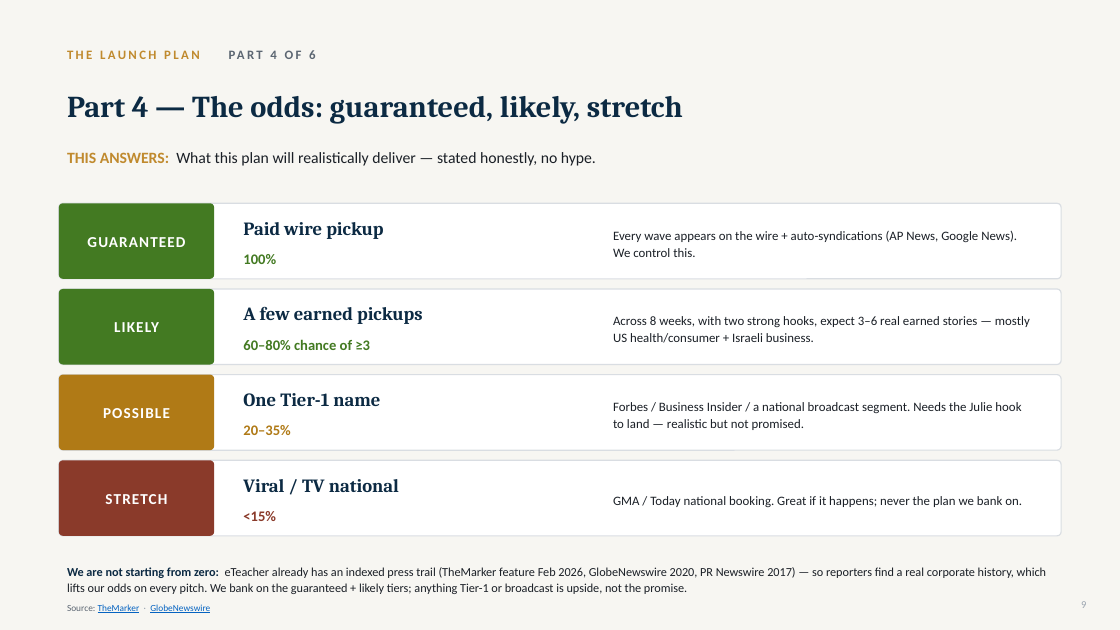
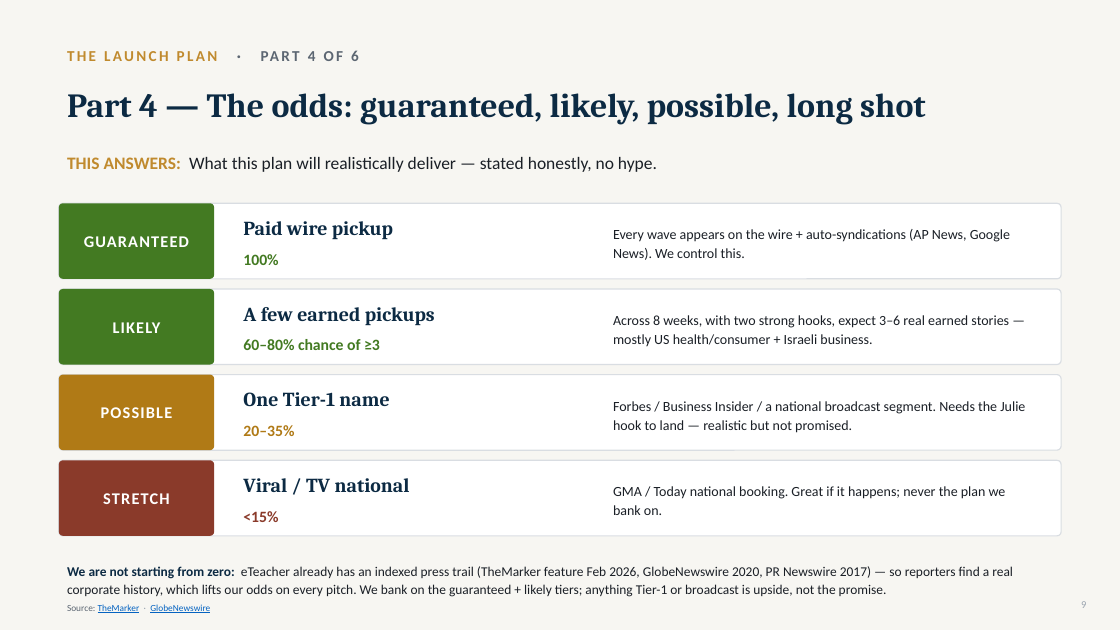
Before and after one commit to gitteromri-ux/eteacher-longevity-pr-campaign, a slide deck: slide 9 of eTeacher_Longevity_PR_Campaign.pptx. Drawn at 1120x630 pixels with LibreOffice and Linux fonts; fonts in the diff are those of the drawing. Boxes give left, top, right and bottom in pixels: in the first picture for what was removed or moved away, otherwise in the second. Text is boxed around its words. In the diff, an @@ line names an element or a change of style, - is before the commit and + after.

Commit message:
Plan slides: plain-English headlines, larger fonts, QA fixes (possible tier, consistent breadcrumbs, step cues)

```diff
--- a/eTeacher_Longevity_PR_Campaign.pptx
+++ b/eTeacher_Longevity_PR_Campaign.pptx
@@ text at (x1=67, y1=50, x2=359, y2=61): text changed; size 11 to 13 pt @@
-THE LAUNCH PLAN PART 4 OF 6
+THE LAUNCH PLAN · PART 4 OF 6
@@ text at (x1=67, y1=93, x2=926, y2=125): text changed; size 26 to 29 pt @@
-Part 4 — The odds: guaranteed, likely, stretch
+Part 4 — The odds: guaranteed, likely, possible, long shot
@@ text "THIS ANSWERS: What this plan ..." at (x1=67, y1=157, x2=657, y2=172): size 13.5 to 15 pt @@
@@ size 13 to 14 pt in 4 elements at (x1=84, y1=236, x2=189, y2=247), (x1=113, y1=322, x2=161, y2=333), (x1=101, y1=407, x2=173, y2=418), (x1=103, y1=493, x2=169, y2=504) @@
@@ size 16 to 17 pt in 4 elements at (x1=243, y1=221, x2=393, y2=240), (x1=243, y1=307, x2=435, y2=326), (x1=243, y1=392, x2=389, y2=407), (x1=243, y1=478, x2=410, y2=492) @@
@@ size 11 to 12 pt; line spacing 1.1 to 1.12 in 4 elements at (x1=613, y1=229, x2=1010, y2=260), (x1=613, y1=315, x2=1009, y2=347), (x1=613, y1=401, x2=1025, y2=433), (x1=613, y1=486, x2=1006, y2=515) @@
@@ size 12.5 to 13.5 pt in 4 elements at (x1=243, y1=254, x2=278, y2=265), (x1=243, y1=339, x2=380, y2=350), (x1=243, y1=425, x2=294, y2=436), (x1=243, y1=511, x2=278, y2=522) @@
@@ text "We are not starting from ..." at (x1=67, y1=566, x2=1013, y2=597): size 10.5 to 11.5 pt; line spacing 1.08 to 1.1 @@
```
Also in this commit, not shown: 7 other slides changed.
